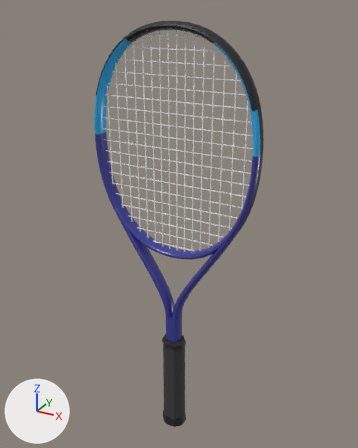
The glTF model assets/realistic/dunlop-fx-team-100-2025.glb as it was, and as the next commit left it.
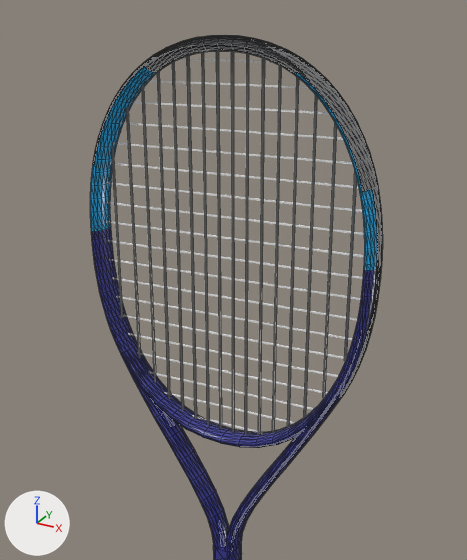
There are two pictures of each version: one whole from a 50 mm camera at (0.345, -0.609, 0.703) aimed at (-0.002, 0.021, 0.388), one close up on the part from 12% to 87% of the width and 0% to 72% of the height. The axes (+X, +Y, +Z) are drawn at lower left. The lights are the same throughout. The older version's two pictures come first. The close-ups show mesh edges as thin lines. Where no turn or scale is listed for an object, it has been applied to the vertices. Vertices at exactly the same position are counted once.

Objects in the first close-up: 'bumper', 'frame', 'grommets', 'strings_crosses', 'strings_mains'.
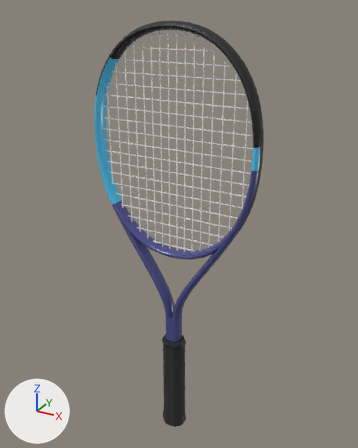
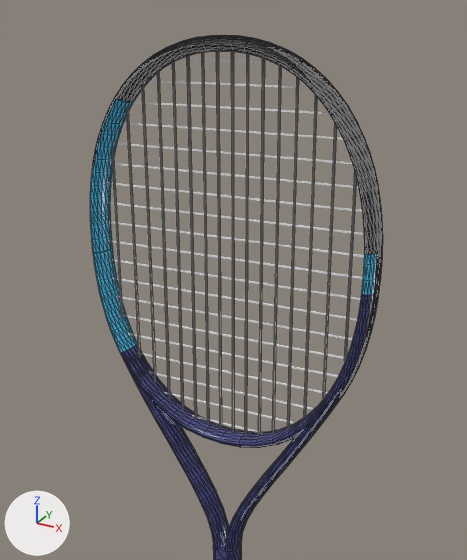
The edits, one by one:
me_frame is used by ob_frame; location (0.0, 0.0, 0.4319).
me_frame had 1688 vertices, 3316 faces and spanned x -0.134..0.134, y -0.013..0.013, z -0.254..0.254.
me_frame now has 1752 vertices, 3444 faces and spans x -0.134..0.134, y -0.013..0.013, z -0.254..0.254.
me_frame part 1: 2 vertices moved within x 0.093, y -0.011..0.011, z 0.204; 64 vertices removed from x -0.134..0.134, y -0.013..0.013, z 0.092..0.235; 128 vertices added at x -0.134..0.134, y -0.013..0.013, z -0.022..0.209.
me_frame part 2: 2380 kept faces spanning x -0.134..0.134, y -0.013..0.013, z -0.254..0.231 get new vertex colours.

What differs and where, as boxes [x1, y1, x2, y2] in the close-ups (467 x 560 px; the box of a moved part takes in the faces that stretch with it):
part 1 of me_frame, moved or reshaped: before [91, 64, 376, 280]; after [90, 89, 383, 417]
part 2 of me_frame, recoloured: [90, 72, 377, 558] in both
